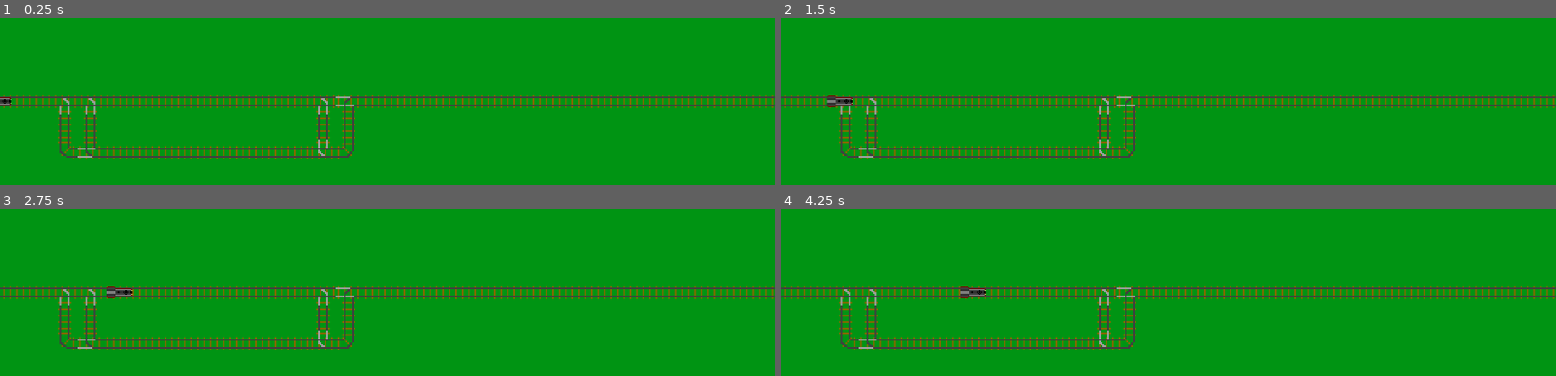
Above: before the commit, frames 1-4 (two rows, left to right).
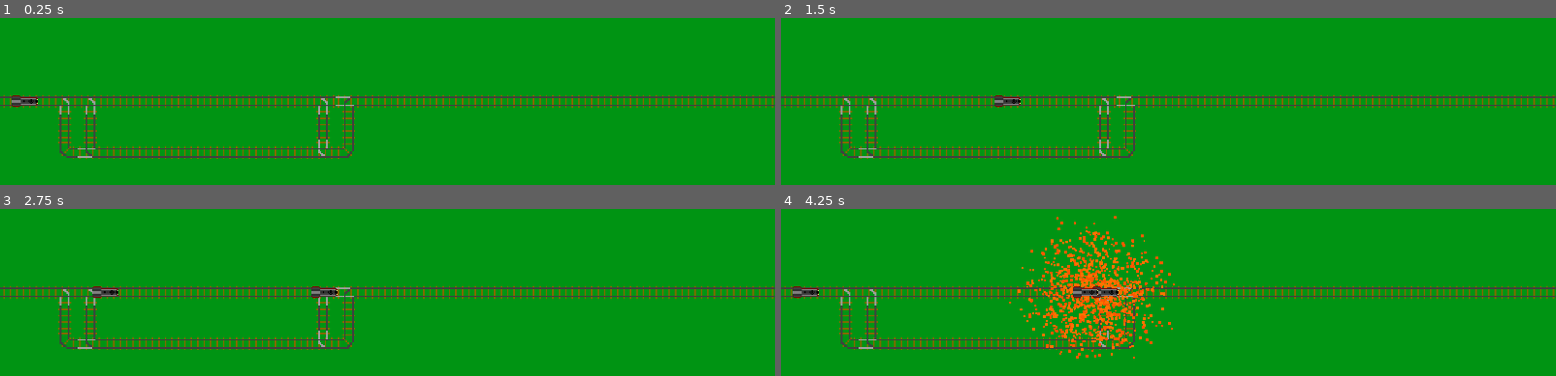
Above: after the commit, the same moments.

Repository: aligator/trainz
Game: Godot game, scene res://main.tscn
Same seed, same stepped clock (60 frames per second), same inputs: the game is played once before the commit and once after it.
Inputs (mouse positions are in pixels of both pictures, inside the frame that each line leads up to):
- Up to frame 1 (0.25 s): no input
- Up to frame 2 (1.5 s): tap Enter at 0.5 s; move the mouse to (1339, 154) at 0.52 s; click (1339, 154) at 0.67 s; move the mouse to (outside the picture) at 1.27 s; click (outside the picture) at 1.42 s
- Up to frame 3 (2.75 s): tap Space at 2 s; move the mouse to (465, 272) at 2.02 s; click (465, 272) at 2.17 s
- Up to frame 4 (4.25 s): tap Enter at 2.75 s; move the mouse to (outside the picture) at 2.77 s; click (outside the picture) at 2.92 s; tap Space at 3.5 s; move the mouse to (outside the picture) at 3.52 s; click (outside the picture) at 3.67 s

The runs differ from the first frame. In frame 1, 0.2% of the frame differs, in the area x 0-5%, y 46-54%; in frame 2, 0.3%; in frame 3, 0.4%; in frame 4, 4.6%, in the area x 1-51%, y 4-90%.

Commit message:
Add explosion on collision

Diff:
--- /dev/null
+++ b/effects/Explosion.gd
@@ -0,0 +1,7 @@
+extends GPUParticles2D
+
+func _ready():
+	one_shot = true
+
+func _on_timer_timeout():
+	queue_free()
--- /dev/null
+++ b/effects/Explosion.tscn
@@ -0,0 +1,38 @@
+[gd_scene load_steps=5 format=3 uid="uid://dt58sgmg6sknq"]
+
+[ext_resource type="Script" path="res://effects/Explosion.gd" id="1_iasss"]
+
+[sub_resource type="Gradient" id="Gradient_el0na"]
+offsets = PackedFloat32Array(0.0296296, 0.259259, 0.451852, 0.955556)
+colors = PackedColorArray(1, 1, 1, 1, 1, 1, 0, 1, 1, 0.607143, 0, 1, 1, 0, 0, 1)
+
+[sub_resource type="GradientTexture1D" id="GradientTexture1D_6xn0n"]
+gradient = SubResource("Gradient_el0na")
+
+[sub_resource type="ParticleProcessMaterial" id="ParticleProcessMaterial_k24fj"]
+emission_shape = 1
+emission_sphere_radius = 14.84
+particle_flag_disable_z = true
+spread = 180.0
+gravity = Vector3(0, 0, 0)
+initial_velocity_min = 10.0
+initial_velocity_max = 150.0
+orbit_velocity_min = 0.0
+orbit_velocity_max = 0.0
+scale_max = 2.0
+color_ramp = SubResource("GradientTexture1D_6xn0n")
+
+[node name="Explosion" type="GPUParticles2D"]
+amount = 256
+lifetime = 0.4
+one_shot = true
+explosiveness = 1.0
+process_material = SubResource("ParticleProcessMaterial_k24fj")
+script = ExtResource("1_iasss")
+
+[node name="Timer" type="Timer" parent="."]
+wait_time = 0.5
+one_shot = true
+autostart = true
+
+[connection signal="timeout" from="Timer" to="." method="_on_timer_timeout"]
--- a/entities/spawner.tscn
+++ b/entities/spawner.tscn
@@ -6,7 +6,7 @@
 [node name="spawner" type="Node2D"]
 
 [node name="Timer" type="Timer" parent="."]
-wait_time = 10.0
+wait_time = 2.0
 autostart = true
 script = ExtResource("1_5pgy7")
 entity = ExtResource("2_kdg3m")
--- a/entities/train/locomotive/locomotive.gd
+++ b/entities/train/locomotive/locomotive.gd
@@ -14,6 +14,8 @@
 const DATA_TRACK_RIGHT = "TrackRight"
 const DATA_TRACK_TOP = "TrackTop"
 const DATA_TRACK_BOTTOM = "TrackBottom"
+
+const explosion = preload("res://effects/Explosion.tscn")
 
 func get_tile_data():
 	var coordinate = tilemap.local_to_map(get_position())
@@ -89,6 +91,9 @@
 	pass
 
 func _physics_process(_delta):
+	if move_direction == Vector2i(0, 0):
+		return
+
 	if 	tilemap == null:
 		tilemap = get_parent()
 
@@ -112,5 +117,23 @@
 		position.y = tilemap.local_to_map(get_position()).y * TRACK_WIDTH + TRACK_TILE_CENTER
 
 	rotate_train()
+	move_and_slide()
 
-	move_and_slide()
+func _on_collision_detector_body_entered(body):
+	if body == self:
+		return
+
+	if body.has_method("die"):
+		body.die()
+		die()
+
+
+func die():
+	move_direction = Vector2(0, 0)
+
+	var new_explosion: GPUParticles2D = explosion.instantiate()
+	add_child(new_explosion)
+	new_explosion.global_position = global_position
+	await new_explosion.get_node("Timer").timeout
+
+	queue_free()
--- a/entities/train/locomotive/locomotive.tscn
+++ b/entities/train/locomotive/locomotive.tscn
@@ -1,19 +1,42 @@
-[gd_scene load_steps=4 format=3 uid="uid://diei4x6oj2x81"]
+[gd_scene load_steps=6 format=3 uid="uid://diei4x6oj2x81"]
 
 [ext_resource type="Texture2D" uid="uid://d0sxnw8xtkgew" path="res://entities/train/locomotive/locomotive.png" id="1_kxoyg"]
 [ext_resource type="Script" path="res://entities/train/locomotive/locomotive.gd" id="1_qxqnx"]
 
 [sub_resource type="RectangleShape2D" id="RectangleShape2D_m61et"]
-size = Vector2(16, 6)
+size = Vector2(1.33635, 6.20845)
 
-[node name="Locomotive" type="CharacterBody2D"]
+[sub_resource type="RectangleShape2D" id="RectangleShape2D_b08p0"]
+size = Vector2(0.944941, 6)
+
+[sub_resource type="RectangleShape2D" id="RectangleShape2D_w0w7n"]
+size = Vector2(10.4402, 6)
+
+[node name="Locomotive" type="CharacterBody2D" groups=["locomotive"]]
 z_index = 1
+collision_layer = 6
 script = ExtResource("1_qxqnx")
+move_speed = 100.0
 
 [node name="Sprite2d" type="Sprite2D" parent="."]
 scale = Vector2(0.5, 0.5)
 z_index = 1
 texture = ExtResource("1_kxoyg")
 
-[node name="CollisionShape2d" type="CollisionShape2D" parent="."]
+[node name="CollisionFront" type="CollisionShape2D" parent="."]
+position = Vector2(6.53835, -0.140028)
 shape = SubResource("RectangleShape2D_m61et")
+
+[node name="CollisionBack" type="CollisionShape2D" parent="."]
+position = Vector2(-6.79753, 0)
+shape = SubResource("RectangleShape2D_b08p0")
+
+[node name="CollisionDetector" type="Area2D" parent="."]
+collision_layer = 0
+collision_mask = 4
+
+[node name="CollisionShape2d" type="CollisionShape2D" parent="CollisionDetector"]
+position = Vector2(-0.185154, 0)
+shape = SubResource("RectangleShape2D_w0w7n")
+
+[connection signal="body_entered" from="CollisionDetector" to="." method="_on_collision_detector_body_entered"]
--- a/scenes/map.tscn
+++ b/scenes/map.tscn
@@ -233,6 +233,7 @@
 
 [sub_resource type="TileSet" id="TileSet_72nan"]
 physics_layer_0/collision_layer = 1
+physics_layer_0/collision_mask = 0
 terrain_set_0/mode = 2
 terrain_set_0/terrain_0/name = "Grass"
 terrain_set_0/terrain_0/color = Color(0, 0.466667, 0.160784, 1)
